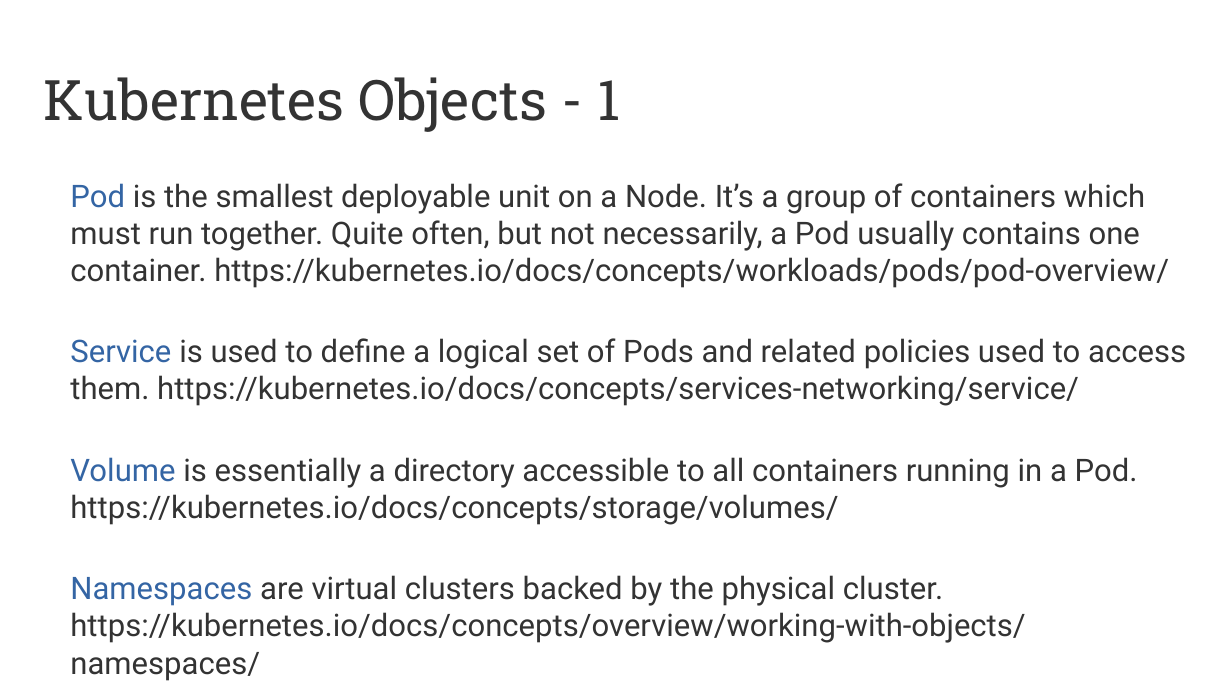
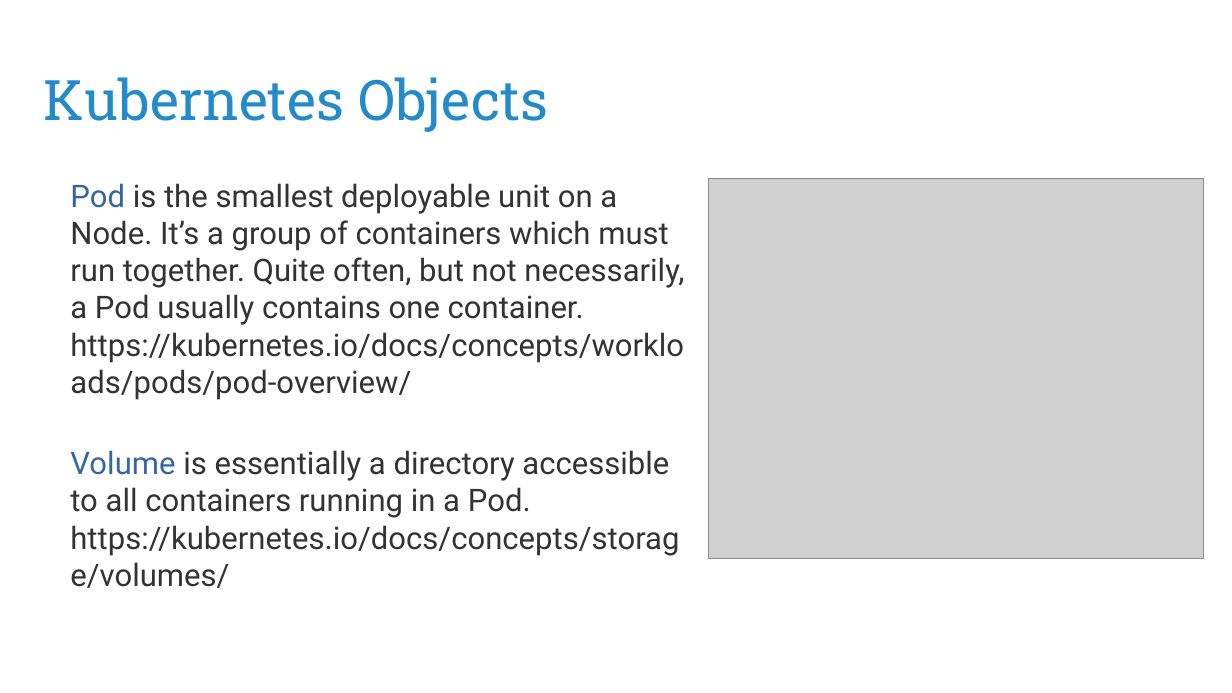
Before and after one commit to puzzle/kubernetes-techlab, a slide deck: slide 13 of presentation/introduction.odp (slide 11 before the commit). Drawn at 1232x693 pixels with LibreOffice and Linux fonts; fonts in the diff are those of the drawing; grey boxes stand for pictures. Boxes give left, top, right and bottom in pixels: in the first picture for what was removed or moved away, otherwise in the second. Text is boxed around its words. In the diff, an @@ line names an element or a change of style, - is before the commit and + after.

Commit message:
Update Slides

```diff
--- a/presentation/introduction.odp
+++ b/presentation/introduction.odp
@@ title at (44,77,548,132): text changed; text colour #333333 to #238BCA @@
-Kubernetes Objects - 1
+Kubernetes Objects
@@ picture added at (709,179,1204,559) @@
@@ text at (70,338,1186,406): paragraph removed @@
-Service is used to define a logical set of Pods and related policies used to access them. https://kubernetes.io/docs/concepts/services-networking/service/
@@ text at (70,575,1025,681): paragraph removed @@
-Namespaces are virtual clusters backed by the physical cluster. https://kubernetes.io/docs/concepts/overview/working-with-objects/namespaces/
```
Also in this commit, not shown: 4 other slides changed, 10 slides added, 12 slides removed, 2 other files.
